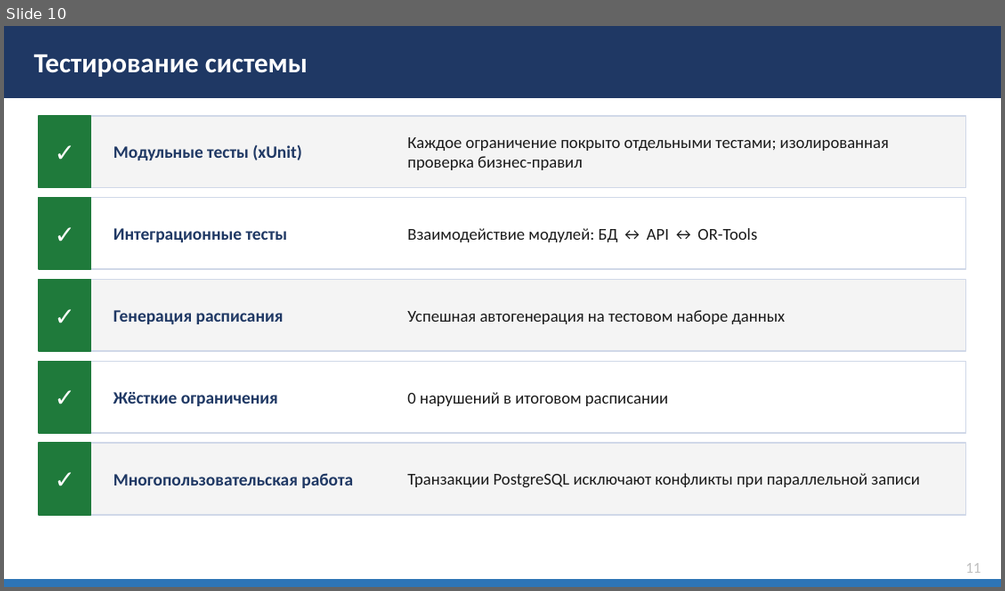
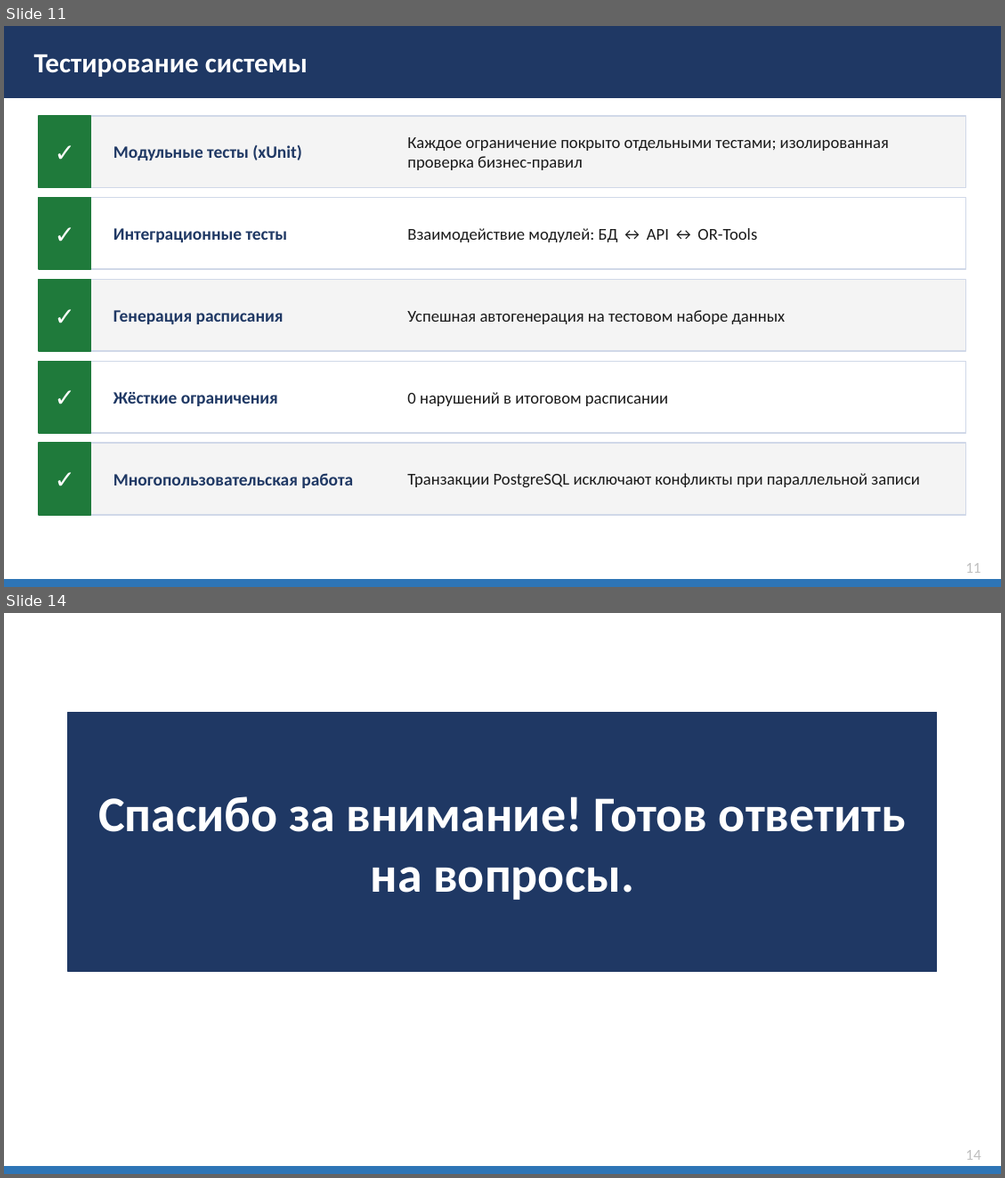
Before and after one commit to Dmitriy8570/Auto-Schedule-For-ASU, a slide deck: Docs/Bardakov_VKR_Final.pptx. Shown one above the other, each under a label of ours: slide 10 before the commit, slides 11 and 14 after it; the slides between them are not shown. The pictures are 1005x591 and 1005x1178 pixels, drawn with LibreOffice and Linux fonts; fonts in the diff are those of the drawing. Boxes give left, top, right and bottom in pixels: in the first picture for what was removed or moved away, otherwise in the second. Text is boxed around its words. In the diff, an @@ line names an element or a change of style, - is before the commit and + after.

```diff
--- a/Docs/Bardakov_VKR_Final.pptx
+++ b/Docs/Bardakov_VKR_Final.pptx
@@ slide 14 added at (4,613,1001,1174), background #FFFFFF @@
@@ rectangle added at (69,712,937,971), fill #1F3864, outline #1F3864 1 pt @@
@@ text added at (98,796,906,900), 36 pt, text #FFFFFF, bold @@
+Спасибо за внимание! Готов ответить на вопросы.
@@ rectangle added at (4,1167,1001,1173), fill #2E75B6, outline #2E75B6 1 pt @@
@@ text added at (965,1150,980,1159), 11 pt, text #BFBFBF @@
+14
@@ what was slide 10 is now slide 11 @@
```
Also in this commit, not shown: 10 slides changed, 2 other slides added, 43 other files.
